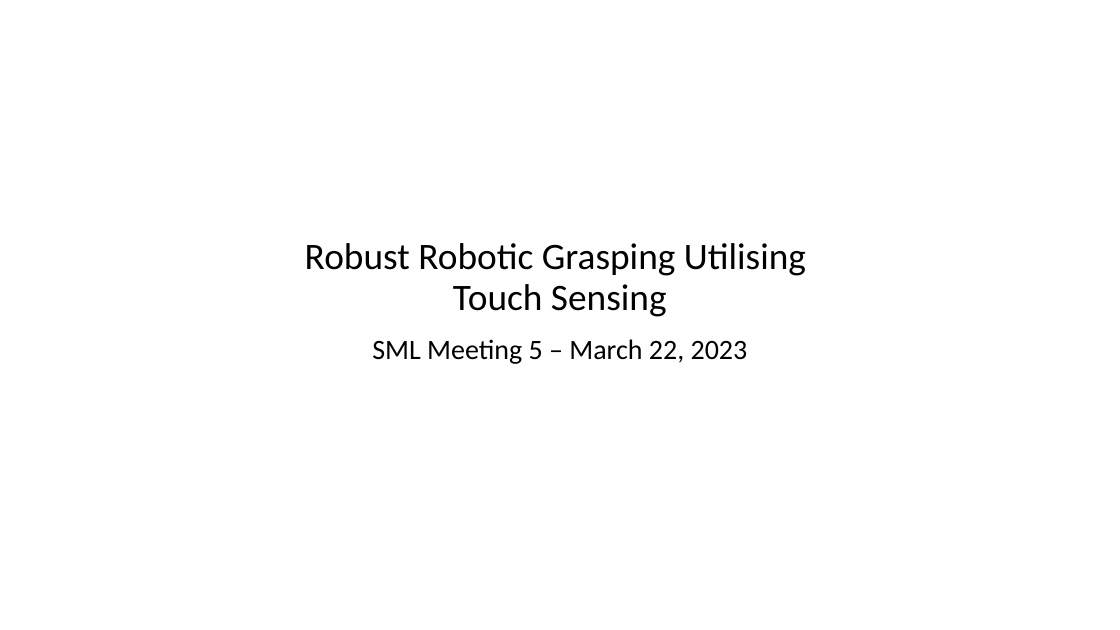
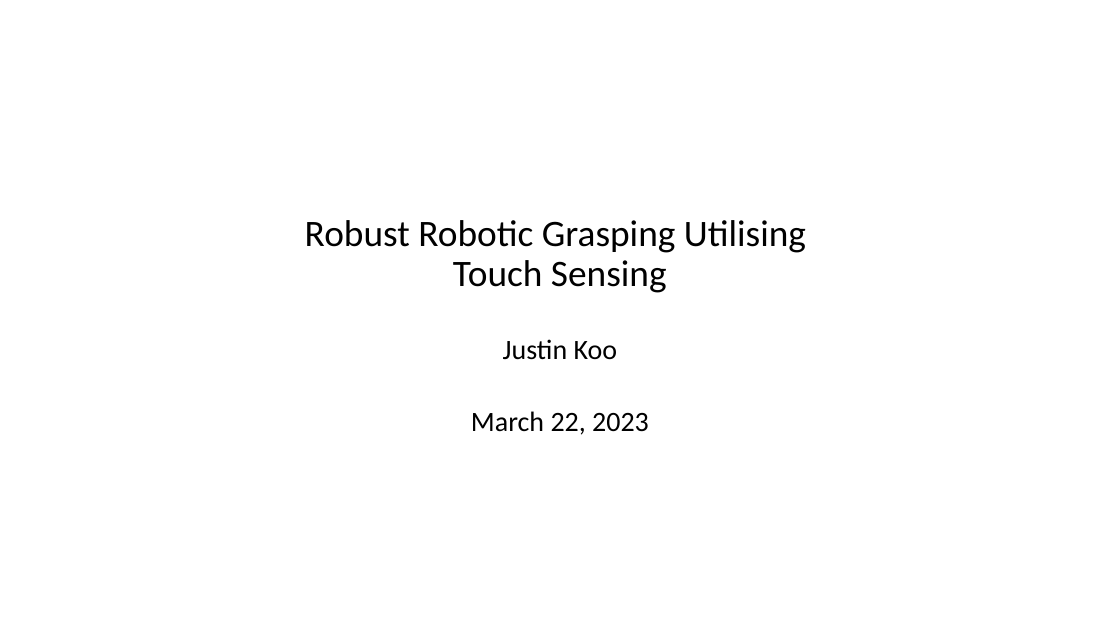
Before and after one commit to jhtkoo0426/UCL-FYP, a slide deck: slide 1 of docs/Resources/Slides/SML Meeting 5 (March 21, 2023).pptx. Drawn at 1120x630 pixels with LibreOffice and Linux fonts; fonts in the diff are those of the drawing. Boxes give left, top, right and bottom in pixels: in the first picture for what was removed or moved away, otherwise in the second. Text is boxed around its words. In the diff, an @@ line names an element or a change of style, - is before the commit and + after.

```diff
--- a/docs/Resources/Slides/SML Meeting 5 (March 21, 2023).pptx
+++ b/docs/Resources/Slides/SML Meeting 5 (March 21, 2023).pptx
@@ title "Robust Robotic Grasping Utilising Touch ...": place and size @@
-title "Robust Robotic Grasping Utilising Touch ..." at box(305, 243, 806, 317)
+title "Robust Robotic Grasping Utilising Touch ..." at box(305, 220, 806, 293)
@@ subtitle at box(471, 339, 649, 435): text changed @@
-SML Meeting 5 – March 22, 2023
+Justin Koo
+March 22, 2023
```
Also in this commit, not shown: 1 other slide changed, 2 slides added.
